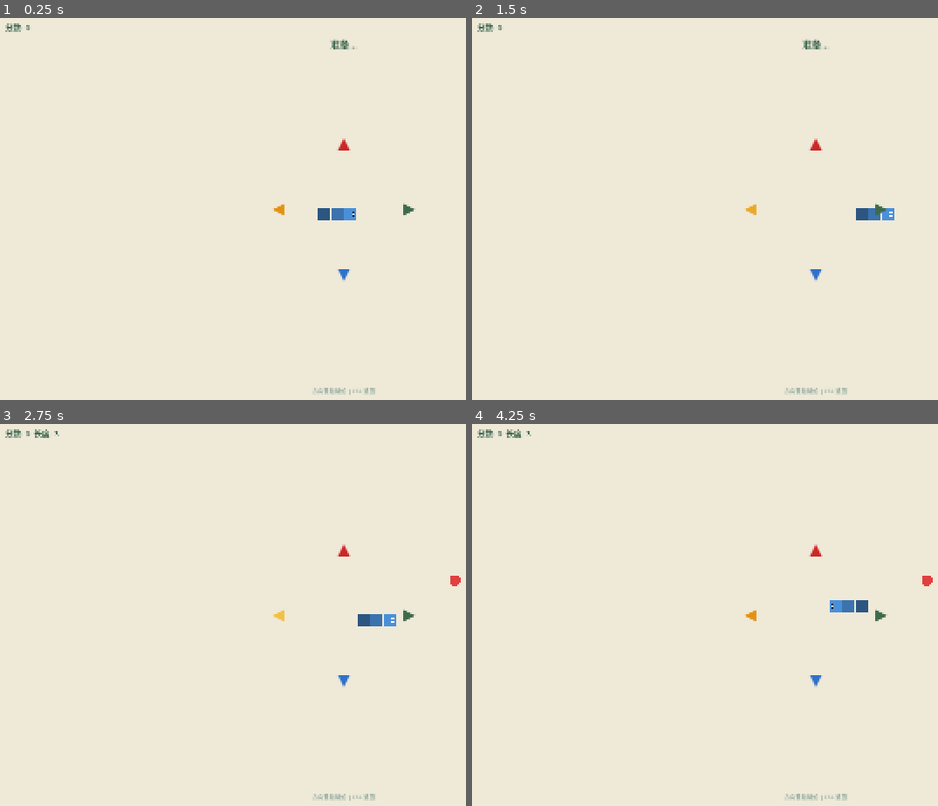
Above: before the commit, frames 1-4 (two rows, left to right).
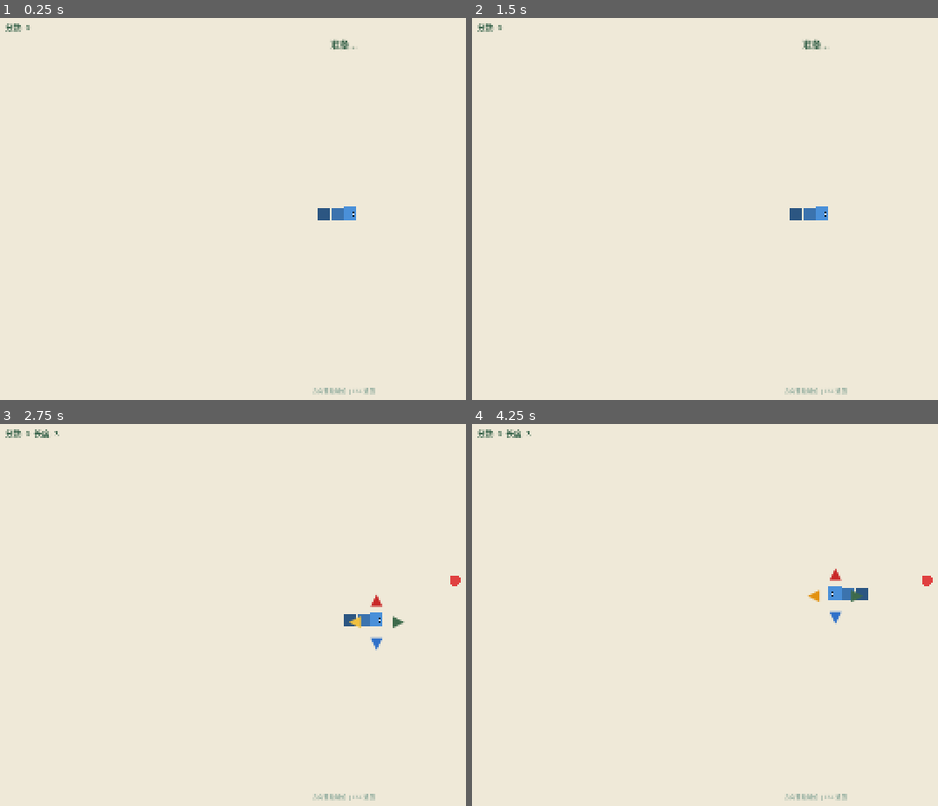
Above: after the commit, the same moments.

Repository: sssd903-tju/MetaBCI_Game
Game: Godot game, scene res://scenes/ssvep/MindSnakeGame.tscn
The game is run twice, just before and just after one commit, with the same random seed, the same clock (stepped at 60 frames per second) and the same inputs. This scene is started directly instead of the project's main scene.
Inputs:
- Up to frame 1 (0.25 s): no input
- Up to frame 2 (1.5 s): tap Enter (ui_accept) at 0.5, 0.77, 1.25 s; hold Right 0.53-1.28 s; tap 1 at 0.6 s; hold Down (ui_down) from 1.28 s (still down); tap 2 at 1.35 s
- Up to frame 3 (2.75 s): tap Enter (ui_accept) at 1.52, 2 s; release Down (ui_down) at 2.03 s; hold Right from 2.03 s (still down); tap 3 at 2.1 s
- Up to frame 4 (4.25 s): release Right at 2.78 s; hold Up (ui_up) 2.78-3.53 s; tap 4 at 2.85 s; tap Enter (ui_accept) at 3.02, 3.5, 3.77 s; hold Left from 3.53 s (still down); tap 5 at 3.6 s

The runs differ from the first frame. In frame 1, 0.2% of the frame differs, in the area x 58-90%, y 31-69%; in frame 2, 0.7%; in frame 3, 0.7%; in frame 4, 0.9%.

Commit message:
feat: SSVEP箭头跟随蛇头 + 蛇头放大
- SSVEPArrows.follow(target): 4方向箭头固定在蛇头周围50px
- 蛇头占满整格, 身体缩小留间隙
- READY期间箭头隐藏, PLAYING显示并跟随
- get_head_screen_pos() 返回蛇头屏幕坐标

Diff:
--- a/scripts/paradigms/ssvep/entities/snake.gd
+++ b/scripts/paradigms/ssvep/entities/snake.gd
@@ -19,6 +19,7 @@
 var _tick_interval: float = 0.3
 var _grow_pending: int = 0
 var alive: bool = true
+var paused: bool = true
 var score: int = 0
 var grid_offset: Vector2
 
@@ -40,6 +41,7 @@
 	_tick_interval = 0.3
 	_grow_pending = 0
 	alive = true
+	paused = true
 	score = 0
 	queue_redraw()
 
@@ -55,7 +57,7 @@
 
 
 func _process(delta: float) -> void:
-	if not alive:
+	if not alive or paused:
 		return
 	_tick_timer += delta
 	if _tick_timer >= _tick_interval:
@@ -98,6 +100,10 @@
 	return body[0]
 
 
+func get_head_screen_pos() -> Vector2:
+	return Vector2(body[0]) * CELL + grid_offset + Vector2.ONE * CELL / 2.0
+
+
 func _draw() -> void:
 	if body.is_empty():
 		return
@@ -107,7 +113,8 @@
 		var pos := Vector2(seg) * CELL + Vector2.ONE * CELL / 2.0 + grid_offset
 		var color: Color
 		if i == 0:
-			color = Color("4A90D9")      # 头 — 蓝
+			color = Color("4A90D9")
+			draw_rect(Rect2(pos - Vector2.ONE * CELL / 2.0, Vector2.ONE * CELL), color, true)  # 头大
 		else:
 			var t := float(i) / float(body.size())
 			color = Color("4A90D9").darkened(t * 0.6)
--- a/scripts/paradigms/ssvep/entities/ssvep_arrows.gd
+++ b/scripts/paradigms/ssvep/entities/ssvep_arrows.gd
@@ -1,39 +1,50 @@
 extends Node2D
 class_name SSVEPArrows
-## SSVEPArrows — 4方向 SSVEP 闪烁箭头 (使用 Label + modulate)
 
 const FREQ_UP    := 8.0
 const FREQ_RIGHT := 10.0
 const FREQ_DOWN  := 12.0
 const FREQ_LEFT  := 15.0
 
-var _arrow_labels: Dictionary = {}  # name → Label
+const GAP := 50.0  # 箭头距蛇头距离
+
+var _arrow_labels: Dictionary = {}
 var _decoded_dir: String = ""
 
 
 func _ready() -> void:
-	var cx := GlobalConfig.GAME_WIDTH / 2.0
-	var cy := GlobalConfig.GAME_HEIGHT / 2.0
-	var gap := 150.0
-
+	var offsets := {
+		"up":    Vector2(0, -GAP),
+		"right": Vector2(GAP, 0),
+		"down":  Vector2(0, GAP),
+		"left":  Vector2(-GAP, 0),
+	}
 	var specs := [
-		{"name": "up",    "pos": Vector2(cx, cy - gap), "freq": FREQ_UP,    "char": "▲", "color": Color("D94040")},
-		{"name": "right", "pos": Vector2(cx + gap, cy),  "freq": FREQ_RIGHT, "char": "▶", "color": Color("5A8A6A")},
-		{"name": "down",  "pos": Vector2(cx, cy + gap),  "freq": FREQ_DOWN,  "char": "▼", "color": Color("4A90D9")},
-		{"name": "left",  "pos": Vector2(cx - gap, cy),  "freq": FREQ_LEFT,  "char": "◀", "color": Color("F0C040")},
+		{"name": "up",    "freq": FREQ_UP,    "char": "▲", "color": Color("D94040")},
+		{"name": "right", "freq": FREQ_RIGHT, "char": "▶", "color": Color("5A8A6A")},
+		{"name": "down",  "freq": FREQ_DOWN,  "char": "▼", "color": Color("4A90D9")},
+		{"name": "left",  "freq": FREQ_LEFT,  "char": "◀", "color": Color("F0C040")},
 	]
 
 	for s in specs:
 		var lbl := Label.new()
 		lbl.text = s.char
-		lbl.position = s.pos - Vector2(24, 24)
 		lbl.size = Vector2(48, 48)
 		lbl.horizontal_alignment = HORIZONTAL_ALIGNMENT_CENTER
 		lbl.vertical_alignment = VERTICAL_ALIGNMENT_CENTER
 		lbl.add_theme_font_size_override("font_size", 36)
 		lbl.add_theme_color_override("font_color", s.color)
 		add_child(lbl)
-		_arrow_labels[s.name] = {"label": lbl, "freq": s.freq, "color": s.color}
+		_arrow_labels[s.name] = {
+			"label": lbl, "freq": s.freq, "color": s.color,
+			"offset": offsets[s.name],
+		}
+
+
+func follow(target: Vector2) -> void:
+	for dir in _arrow_labels:
+		var a: Dictionary = _arrow_labels[dir]
+		a.label.position = target + a.offset - Vector2(24, 24)
 
 
 func _process(_delta: float) -> void:
@@ -48,7 +59,6 @@
 	_decoded_dir = dir
 
 
-## 高亮解码方向 (闪烁后短暂高亮)
 func flash_decoded() -> void:
 	if _decoded_dir in _arrow_labels:
 		var a: Dictionary = _arrow_labels[_decoded_dir]
--- a/scripts/paradigms/ssvep/mind_snake_paradigm.gd
+++ b/scripts/paradigms/ssvep/mind_snake_paradigm.gd
@@ -54,6 +54,7 @@
 func _setup_game() -> void:
 	_snake = MindSnake.new()
 	_snake.name = "Snake"
+	_snake.reset()
 	add_child(_snake)
 
 	_arrows = SSVEPArrows.new()
@@ -85,18 +86,14 @@
 func _enter_ready() -> void:
 	_state = State.READY
 	_state_timer = 2.0
-	_playing_entered = false
+	_arrows.visible = false
 	_hud.update_state("准备...")
 
 
-var _playing_entered: bool = false
-
 func _enter_playing() -> void:
-	if _playing_entered:
-		return
-	_playing_entered = true
 	_state = State.PLAYING
-	_snake.reset()
+	_snake.paused = false
+	_arrows.visible = true
 	_hud.update_state("")
 	_hud.update_score(0)
 	_food.spawn(_snake.body)
@@ -117,6 +114,7 @@
 				_enter_playing()
 
 		State.PLAYING:
+			_arrows.follow(_snake.get_head_screen_pos())
 			if not _snake.alive:
 				_enter_game_over()
 				return
